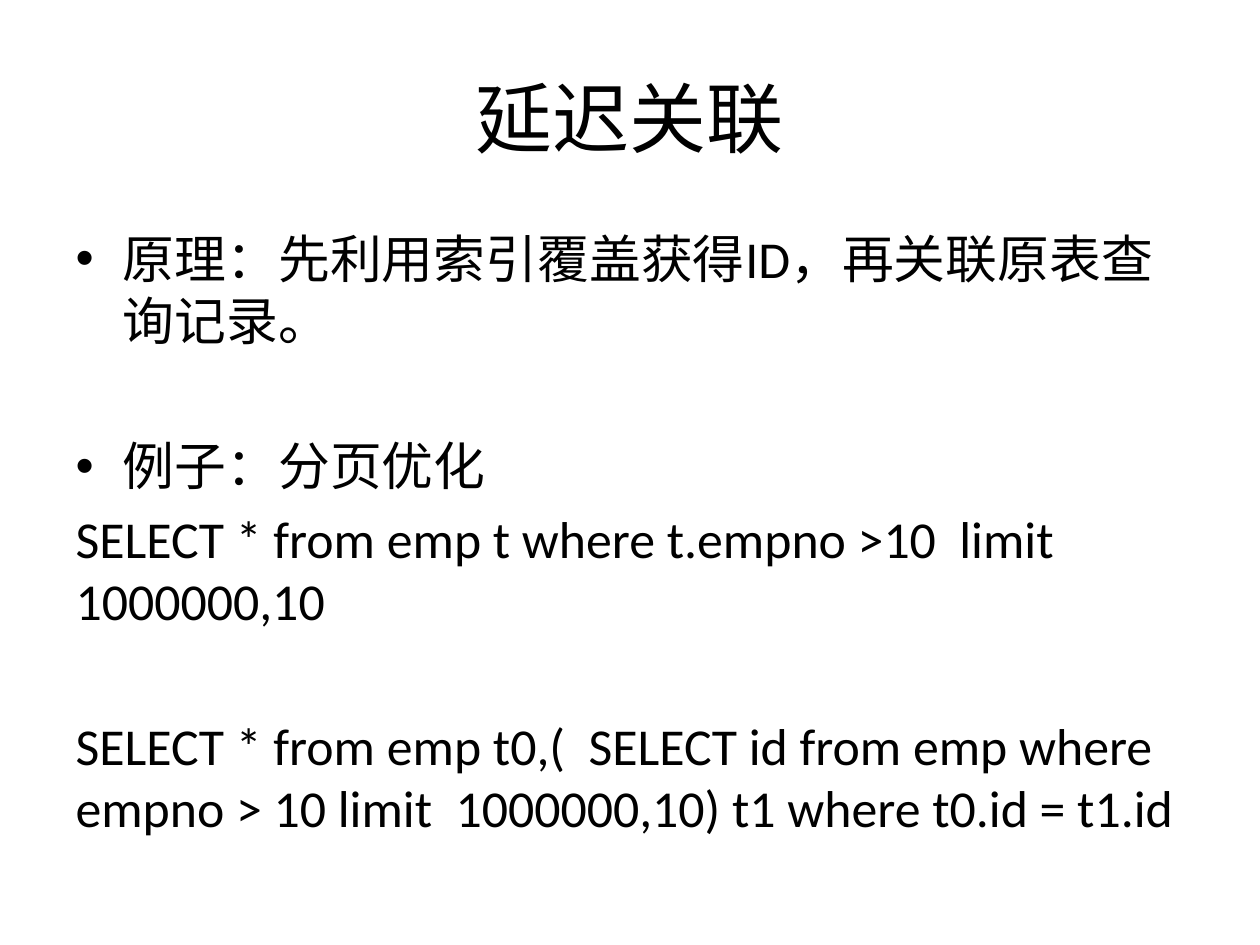
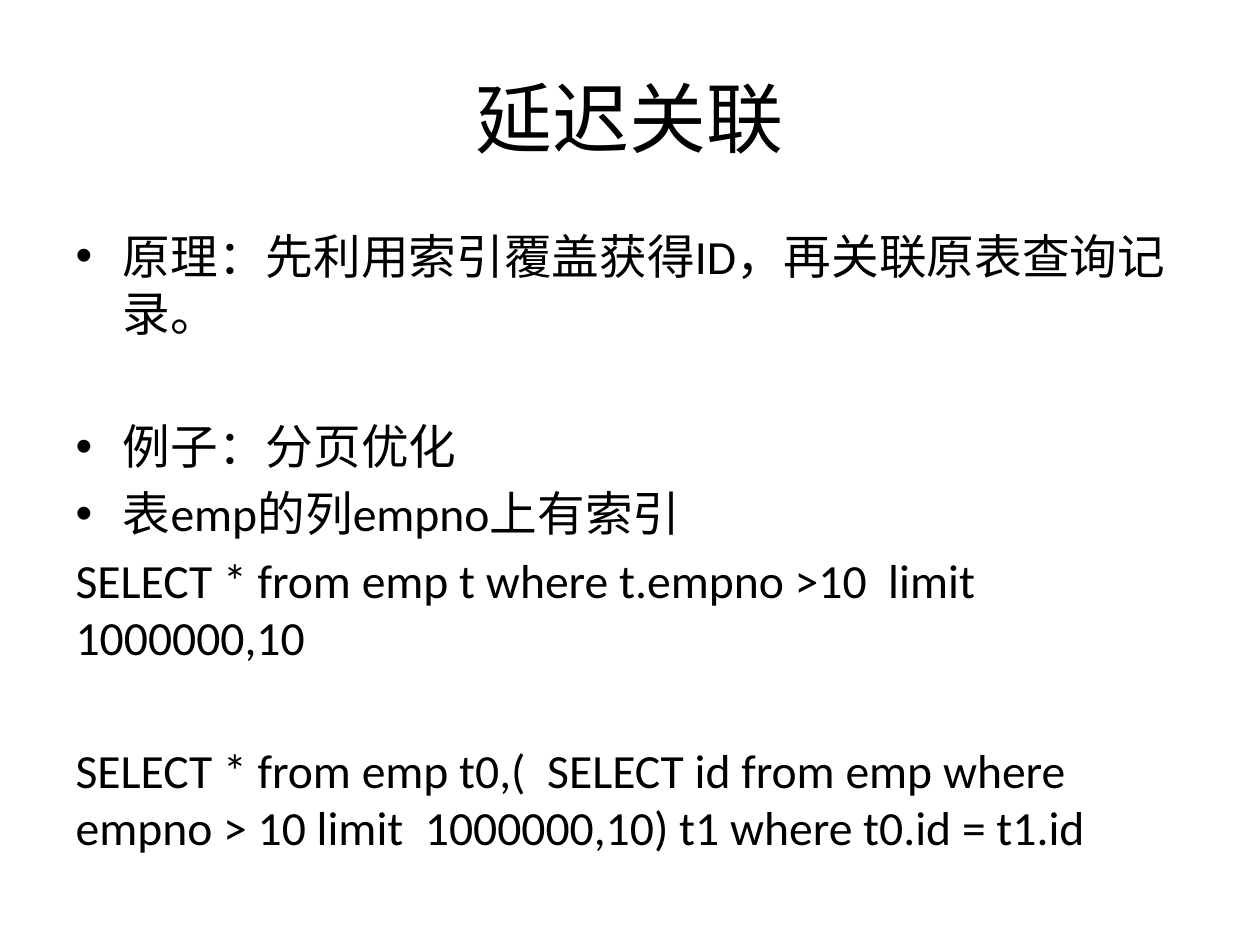
Before and after one commit to liuendy/practice, a slide deck: slide 5 of mysql/mysql分享-连接查询和子查询.pptx. Drawn at 1260x945 pixels with LibreOffice and Linux fonts; fonts in the diff are those of the drawing. Boxes give left, top, right and bottom in pixels: in the first picture for what was removed or moved away, otherwise in the second. Text is boxed around its words. In the diff, an @@ line names an element or a change of style, - is before the commit and + after.

```diff
--- a/mysql/mysql分享-连接查询和子查询.pptx
+++ b/mysql/mysql分享-连接查询和子查询.pptx
@@ text at (76, 234, 1165, 853): size 29.6 to 27.2 pt @@
@@ text at (123, 491, 680, 539): paragraph added @@
+• 表emp的列empno上有索引
```
Also in this commit, not shown: 1 other file.
